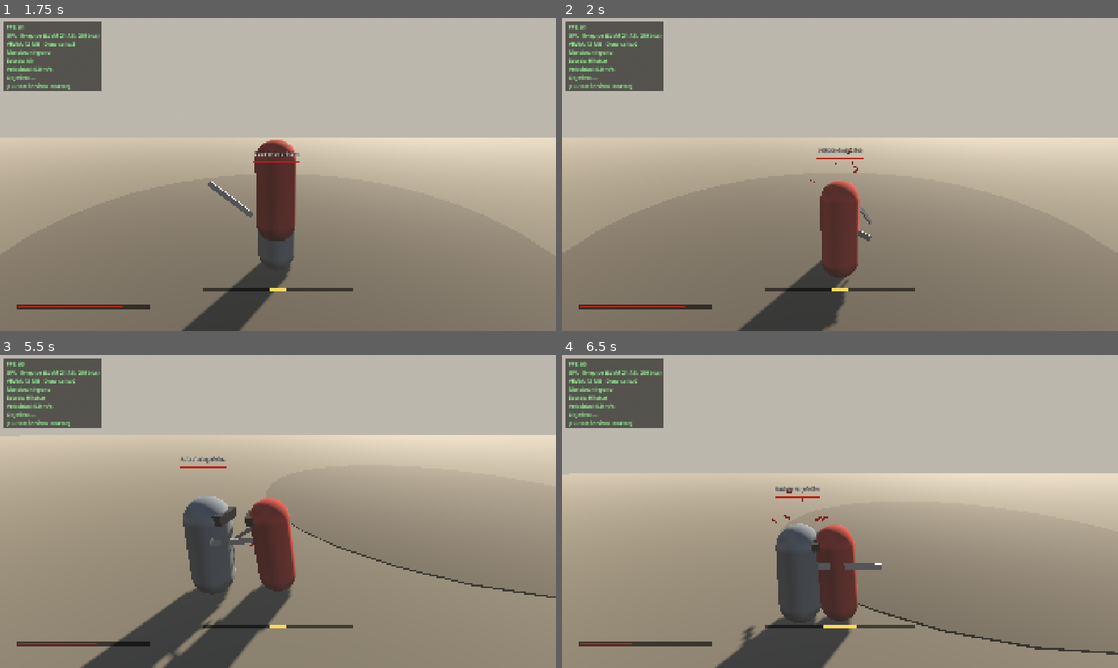
Above: before the commit, frames 1-4 (two rows, left to right).
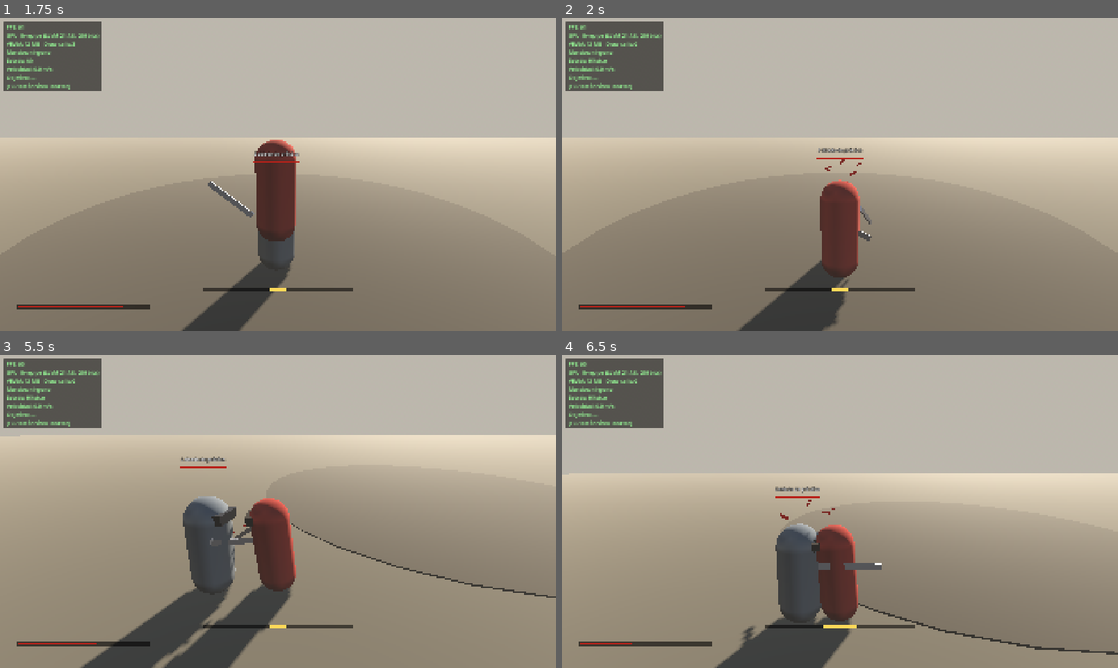
Above: after the commit, the same moments.

Repository: gonzalolavin99/hierro-y-ceniza
Game: Godot game, scene res://scenes/levels/test_level.tscn
Two runs of this game, one before a commit and one after it. Both use one fixed random seed, a clock stepped at 60 frames per second and the inputs below.
Inputs (mouse positions are in pixels of both pictures, inside the frame that each line leads up to):
- Up to frame 1 (1.75 s): move the mouse to (250, 237) at 0.52 s; hold K (block) 0.53-1.28 s; hold W (move_forward) from 0.53 s (still down); tap J (attack) at 0.6, 1.55 s; click (250, 237) at 0.67 s; tap Space (jump) at 0.77, 1.52 s; move the mouse to (444, 221) at 1.27 s; tap K (block) at 1.35 s
- Up to frame 2 (2 s): keep holding W (move_forward)
- Up to frame 3 (5.5 s): move the mouse to (111, 464) at 2.02 s; release W (move_forward) at 2.03 s; hold K (block) 2.03-2.78 s; hold A (move_left) 2.03-3.53 s; tap J (attack) at 2.1, 3.05, 4.55 s; move the mouse to (305, 511) at 2.77 s; tap K (block) at 2.85 s; click (305, 511) at 2.92 s; tap Space (jump) at 3.02, 3.77, 4.52 s; move the mouse to (194, 433) at 3.52 s; hold S (move_back) 3.53-4.28 s; hold K (block) 3.53-4.28 s; tap Down (cam_down) at 3.6 s; move the mouse to (400, 495) at 4.27 s; hold D (move_right) 4.28-5.03 s; tap Left (cam_left) at 4.35 s; move the mouse to (166, 527) at 5.02 s; hold W (move_forward) from 5.03 s (still down); hold K (block) from 5.03 s (still down); tap Right (cam_right) at 5.1 s; click (166, 527) at 5.17 s
- Up to frame 4 (6.5 s): move the mouse to (895, 442) at 5.77 s; release W (move_forward) at 5.78 s; release K (block) at 5.78 s; hold D (move_right) from 5.78 s (still down); tap Up (cam_up) at 5.85 s; tap Space (jump) at 6.02 s; tap J (attack) at 6.05 s

Frame 1 is identical in both runs. In frame 2, less than 0.1% of the frame differs, in the area x 44-54%, y 42-53%; in frame 3, less than 0.1%; in frame 4, less than 0.1%, in the area x 37-50%, y 43-58%.

Commit message:
Hito 3 (en curso): sonidos de combate sintetizados, nuevo plan y README
- Clang de desvío, bloqueo, impacto, tajos, postura rota, golpe mortal y destello
- Autoload Sfx con variantes y variación de tono
- Roadmap reordenado según prioridades (combate > historia > personajes)

Diff:
--- a/game/project.godot
+++ b/game/project.godot
@@ -21,6 +21,7 @@
 InputSetup="*res://scripts/systems/input_setup.gd"
 DebugOverlay="*res://scenes/ui/debug_overlay.tscn"
 CombatFX="*res://scripts/systems/combat_fx.gd"
+Sfx="*res://scripts/systems/sfx.gd"
 
 [display]
 
--- a/game/scenes/enemies/enemy.gd
+++ b/game/scenes/enemies/enemy.gd
@@ -120,6 +120,7 @@
 	# Fuera de sus ataques, bloquea todo lo que tenga de frente.
 	if state != &"Attack" and state != &"Recoil" and facing_attacker:
 		posture.add(hit.posture_damage)
+		Sfx.play(&"block", contact)
 		CombatFX.sparks(contact, 10, 4.0)
 		CombatFX.hitstop(0.035)
 		weapon.bounce(&"end_right", &"block", 0.05, 0.1)
@@ -132,6 +133,7 @@
 	# Golpe directo (atacando, retrocediendo o de espaldas).
 	health.take_damage(hit.damage)
 	posture.add(hit.posture_damage * (1.0 if state == &"Recoil" else 0.5))
+	Sfx.play(&"hit", contact)
 	CombatFX.blood(contact)
 	CombatFX.hitstop(0.05)
 	return HitData.Result.HIT
@@ -139,6 +141,7 @@
 
 func receive_deathblow(_attacker: Node3D) -> void:
 	var at: Vector3 = global_position + Vector3.UP * 1.2
+	Sfx.play(&"deathblow", at)
 	CombatFX.sparks(at, 24, 7.0)
 	CombatFX.blood(at)
 	CombatFX.blood(at)
--- a/game/scenes/enemies/states/attack.gd
+++ b/game/scenes/enemies/states/attack.gd
@@ -99,8 +99,10 @@
 			_deflected_last = false
 			enemy.weapon.go(swing["from"], swing["windup"] * 0.8)
 			enemy.weapon.glint()
+			Sfx.play(&"glint", enemy.lock_point())
 		Phase.ACTIVE:
 			enemy.weapon.go(swing["to"], swing["active"], Tween.EASE_IN_OUT)
 			enemy.hitbox.activate(HitData.create(enemy, DAMAGE, POSTURE_DAMAGE, DEFLECT_POSTURE))
+			Sfx.play(&"swing", enemy.lock_point())
 		Phase.AFTER:
 			enemy.hitbox.deactivate()
--- a/game/scenes/enemies/states/broken.gd
+++ b/game/scenes/enemies/states/broken.gd
@@ -10,6 +10,7 @@
 	enemy.hitbox.deactivate()
 	enemy.weapon.go(&"end_low", 0.25)
 	CombatFX.shake(0.3)
+	Sfx.play(&"posture_break", enemy.lock_point())
 
 
 func exit() -> void:
--- a/game/scenes/player/player.gd
+++ b/game/scenes/player/player.gd
@@ -230,6 +230,7 @@
 	if guarding and facing_attacker and deflect_timer > 0.0:
 		# ¡Desvío! Sin daño, casi sin postura propia; el atacante la sufre.
 		posture.add(hit.posture_damage * 0.25)
+		Sfx.play(&"deflect", contact)
 		CombatFX.sparks(contact, 30, 9.0)
 		CombatFX.hitstop(0.09)
 		CombatFX.shake(0.25)
@@ -240,6 +241,7 @@
 	if guarding and facing_attacker:
 		# Bloqueo: sin daño a la vida, pero la postura sube.
 		posture.add(hit.posture_damage)
+		Sfx.play(&"block", contact)
 		CombatFX.sparks(contact, 10, 4.0)
 		CombatFX.hitstop(0.04)
 		CombatFX.shake(0.12)
@@ -248,6 +250,7 @@
 
 	health.take_damage(hit.damage)
 	posture.add(hit.posture_damage * 0.5)
+	Sfx.play(&"hit", contact)
 	CombatFX.blood(contact)
 	CombatFX.hitstop(0.06)
 	CombatFX.shake(0.4)
@@ -276,6 +279,7 @@
 
 
 func _on_posture_broken() -> void:
+	Sfx.play(&"posture_break", global_position + Vector3.UP * 1.2)
 	if not is_dead():
 		state_machine.transition_to(&"Stagger")
 
--- a/game/scenes/player/states/attack.gd
+++ b/game/scenes/player/states/attack.gd
@@ -79,6 +79,7 @@
 		Phase.ACTIVE:
 			player.weapon.go(data["to"], data["active"], Tween.EASE_IN_OUT)
 			player.hitbox.activate(HitData.create(player, data["damage"], data["posture"]))
+			Sfx.play(&"swing", player.global_position + Vector3.UP * 1.3, -2.0)
 		Phase.RECOVERY:
 			player.hitbox.deactivate()
 			player.weapon.go(&"idle", data["recovery"])
--- /dev/null
+++ b/game/scripts/systems/sfx.gd
@@ -0,0 +1,54 @@
+extends Node
+## Reproduce efectos de sonido 3D. Elige una variante al azar y varía un poco el tono
+## para que los golpes repetidos no suenen idénticos.
+## Uso: Sfx.play(&"deflect", posicion)
+
+const SFX_DIR: String = "res://assets/audio/sfx/"
+const POOL_SIZE: int = 16
+
+## Volumen base (dB) de cada sonido.
+const VOLUMES: Dictionary[StringName, float] = {
+	&"deflect": 2.0,
+	&"block": -2.0,
+	&"hit": 0.0,
+	&"swing": -8.0,
+	&"posture_break": 2.0,
+	&"deathblow": 3.0,
+	&"glint": -4.0,
+}
+
+var _streams: Dictionary[StringName, Array] = {}
+var _pool: Array[AudioStreamPlayer3D] = []
+var _next: int = 0
+
+
+func _ready() -> void:
+	process_mode = Node.PROCESS_MODE_ALWAYS
+	for sound in VOLUMES:
+		var variants: Array[AudioStream] = []
+		for i in range(1, 10):
+			var path: String = "%s%s_%d.wav" % [SFX_DIR, sound, i]
+			if not ResourceLoader.exists(path):
+				break
+			variants.append(load(path))
+		_streams[sound] = variants
+	for i in POOL_SIZE:
+		var player := AudioStreamPlayer3D.new()
+		player.unit_size = 8.0
+		player.max_distance = 60.0
+		player.bus = &"Master"
+		add_child(player)
+		_pool.append(player)
+
+
+func play(sound: StringName, at: Vector3, volume_offset: float = 0.0, pitch_variation: float = 0.06) -> void:
+	var variants: Array = _streams.get(sound, [])
+	if variants.is_empty():
+		return
+	var player: AudioStreamPlayer3D = _pool[_next]
+	_next = (_next + 1) % POOL_SIZE
+	player.stream = variants.pick_random()
+	player.volume_db = VOLUMES.get(sound, 0.0) + volume_offset
+	player.pitch_scale = randf_range(1.0 - pitch_variation, 1.0 + pitch_variation)
+	player.global_position = at
+	player.play()
Not shown, added: game/assets/audio/sfx/block_1.wav.import
Not shown, added: game/assets/audio/sfx/block_2.wav.import
Not shown, added: game/assets/audio/sfx/block_3.wav.import
Not shown, added: game/assets/audio/sfx/deathblow_1.wav.import
Not shown, added: game/assets/audio/sfx/deathblow_2.wav.import
Not shown, added: game/assets/audio/sfx/deflect_1.wav.import
Not shown, added: game/assets/audio/sfx/deflect_2.wav.import
Not shown, added: game/assets/audio/sfx/deflect_3.wav.import
Not shown, added: game/assets/audio/sfx/glint_1.wav.import
Not shown, added: game/assets/audio/sfx/glint_2.wav.import
Not shown, added: game/assets/audio/sfx/hit_1.wav.import
Not shown, added: game/assets/audio/sfx/hit_2.wav.import
(and 30 more such lines)
